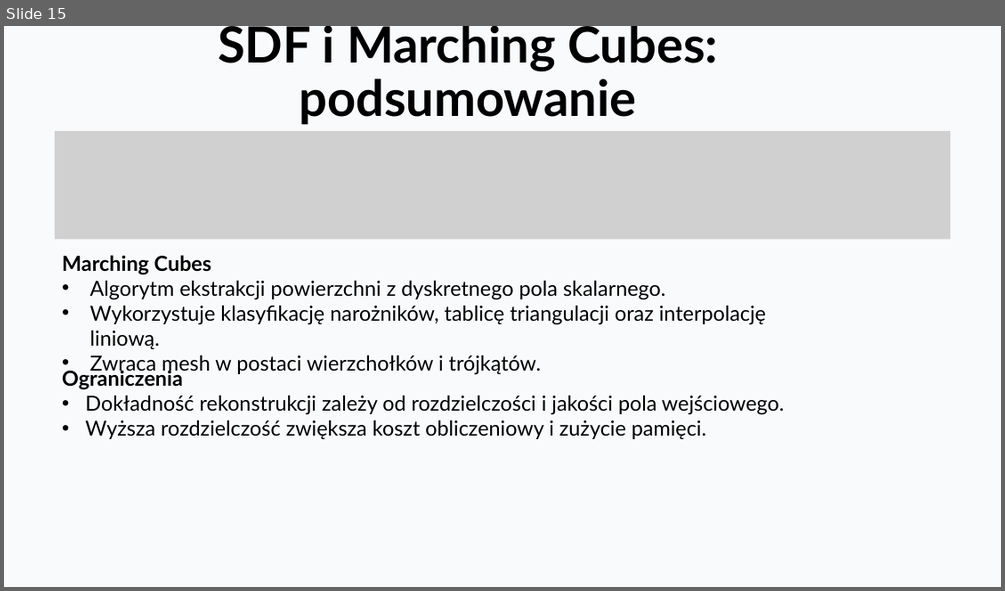
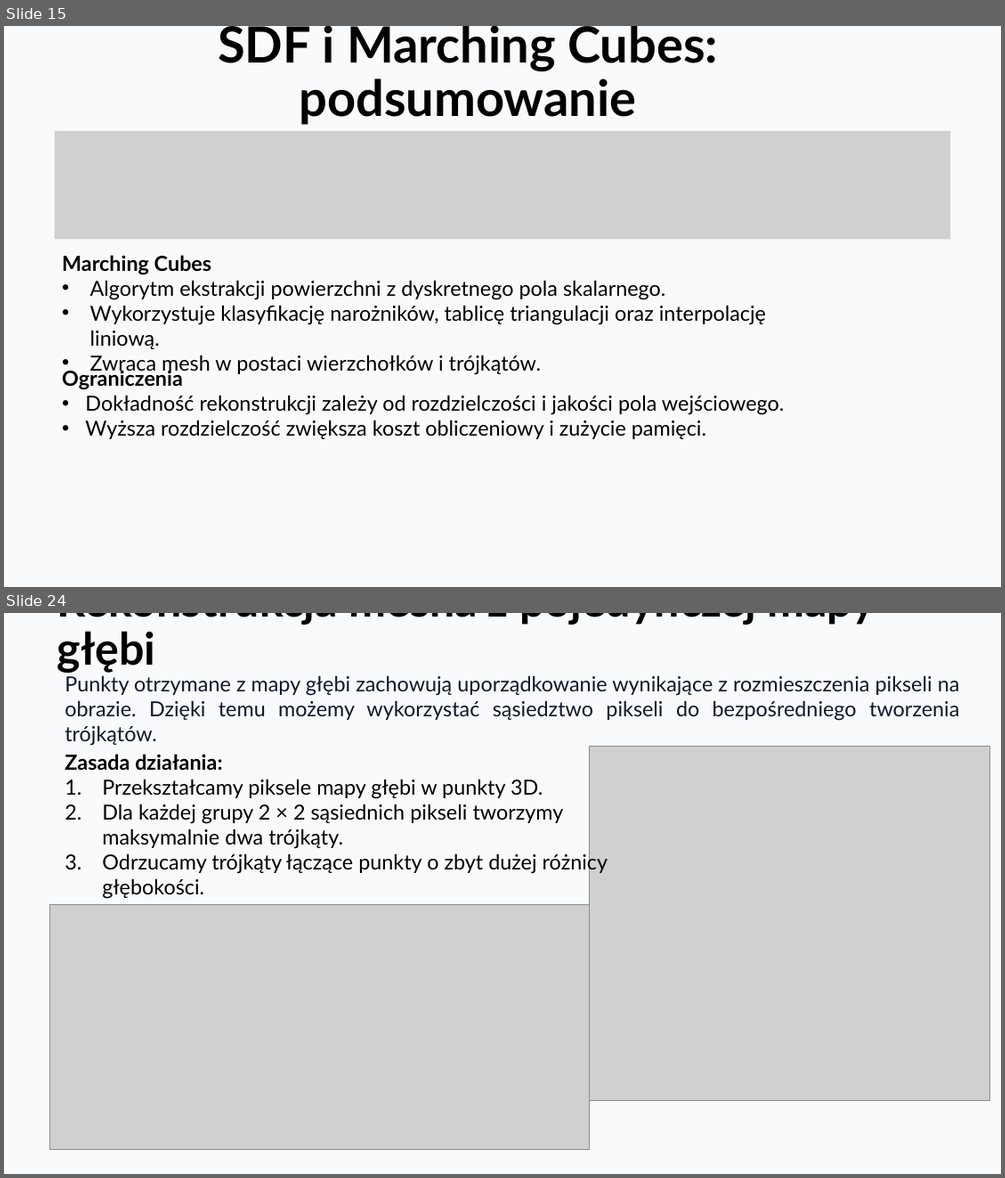
Before and after one commit to KajetanOzog/lab_6, a slide deck: prezentacja.pptx. Shown one above the other, each under a label of ours: slide 15 before the commit, slides 15 and 24 after it; the slides between them are not shown. The pictures are 1005x591 and 1005x1178 pixels, drawn with LibreOffice and Linux fonts; fonts in the diff are those of the drawing; grey boxes stand for pictures. Boxes give left, top, right and bottom in pixels: in the first picture for what was removed or moved away, otherwise in the second. Text is boxed around its words. In the diff, an @@ line names an element or a change of style, - is before the commit and + after.

```diff
--- a/prezentacja.pptx
+++ b/prezentacja.pptx
@@ slide 24 added at [4, 613, 1001, 1174], background #F8FAFC @@
@@ title added at [57, 613, 876, 673], 43 pt, text #000000, bold @@
+Rekonstrukcja mesha z pojedynczej mapy głębi
@@ text added at [65, 675, 960, 746], 20 pt, text #0F172A @@
+Punkty otrzymane z mapy głębi zachowują uporządkowanie wynikające z rozmieszczenia pikseli na obrazie. Dzięki temu możemy wykorzystać sąsiedztwo pikseli do bezpośredniego tworzenia trójkątów.
@@ text added at [65, 754, 607, 899], 20 pt, text #000000 @@
+Zasada działania:
+1. Przekształcamy piksele mapy głębi w punkty 3D.
+2. Dla każdej grupy 2 × 2 sąsiednich pikseli tworzymy maksymalnie dwa trójkąty.
+3. Odrzucamy trójkąty łączące punkty o zbyt dużej różnicy głębokości.
@@ picture added at [590, 747, 989, 1101] @@
@@ picture added at [49, 905, 590, 1149] @@
```
Also in this commit, not shown: 4 slides changed, 11 other slides added, 21 other files.
